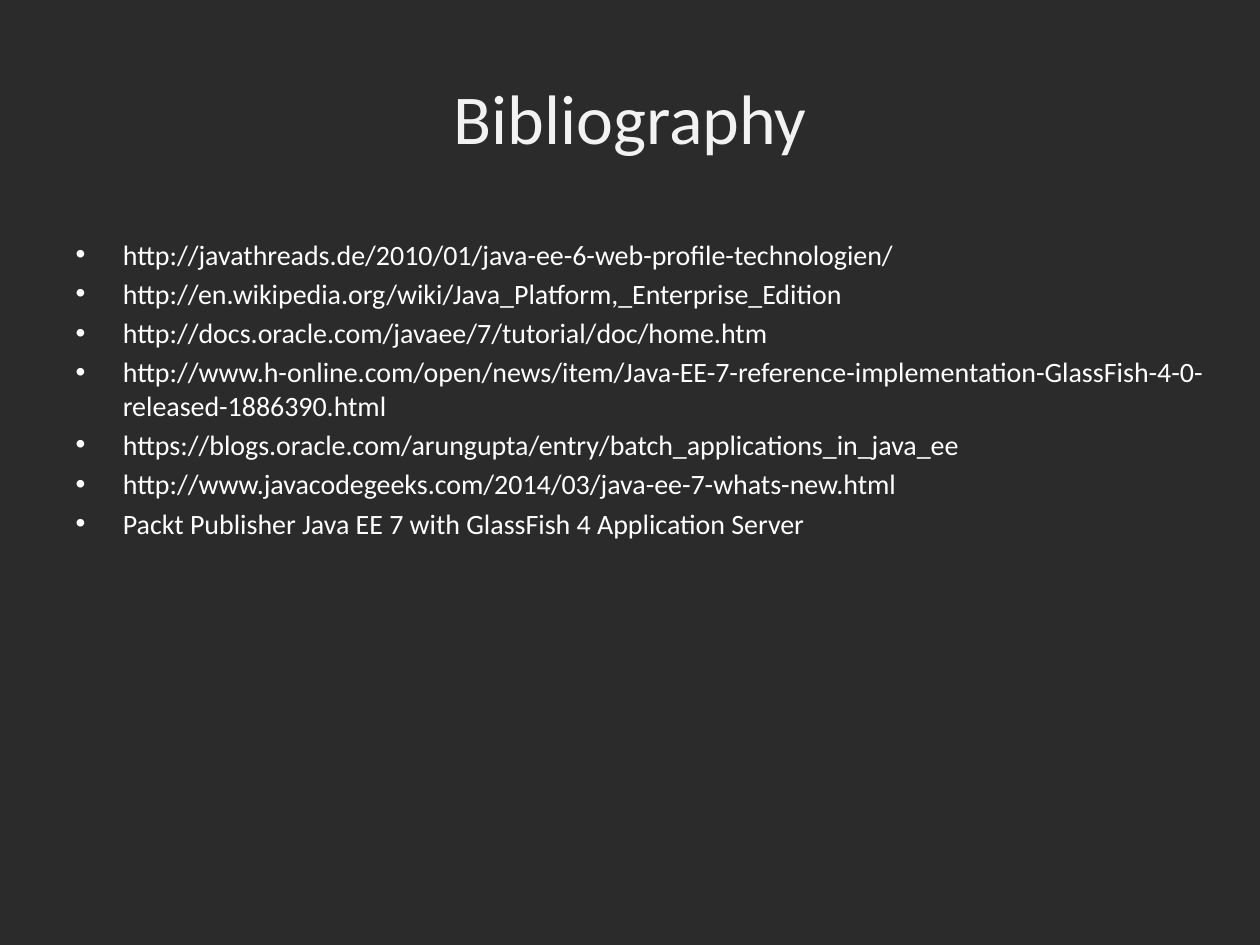
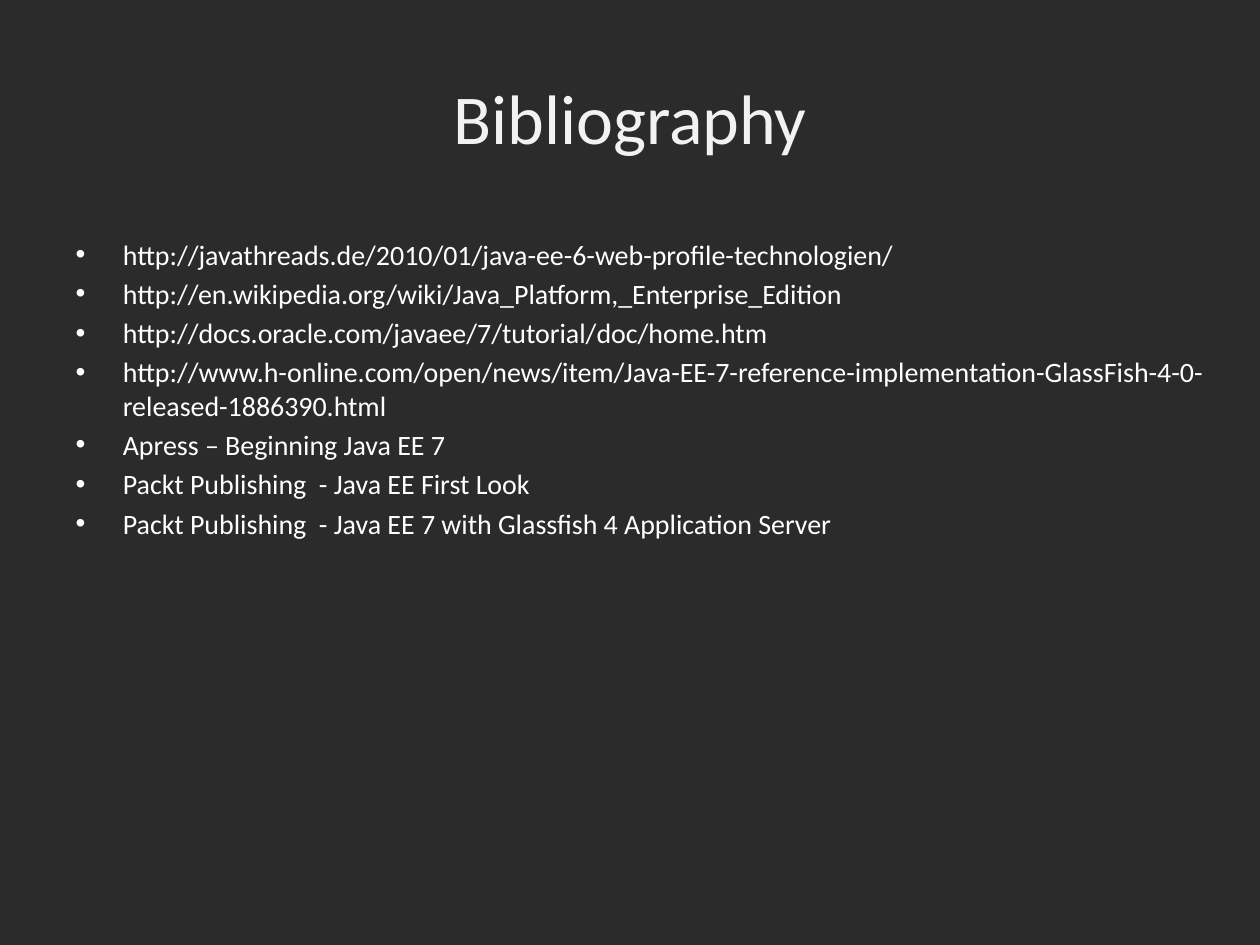
Before and after one commit to kenshincommon/ppts, a slide deck: slide 68 of Presentations/JavaEnterprise7/JavaEnterprise7.pptx (slide 58 before the commit). Drawn at 1260x945 pixels with LibreOffice and Linux fonts; fonts in the diff are those of the drawing; background and template pictures are left out; a plain dark background stands for a picture behind light text. Boxes give left, top, right and bottom in pixels: in the first picture for what was removed or moved away, otherwise in the second. Text is boxed around its words. In the diff, an @@ line names an element or a change of style, - is before the commit and + after.

Commit message:
Glassfish 4 And JE7

```diff
--- a/Presentations/JavaEnterprise7/JavaEnterprise7.pptx
+++ b/Presentations/JavaEnterprise7/JavaEnterprise7.pptx
@@ text at [123,436,831,539]: text changed @@
-• https://blogs.oracle.com/arungupta/entry/batch_applications_in_java_ee
-• http://www.javacodegeeks.com/2014/03/java-ee-7-whats-new.html
-• Packt Publisher Java EE 7 with GlassFish 4 Application Server
+• Apress – Beginning Java EE 7
+• Packt Publishing - Java EE First Look
+• Packt Publishing - Java EE 7 with Glassfish 4 Application Server
```
Also in this commit, not shown: 22 other slides changed, 41 slides added, 31 slides removed, 1 other file.
